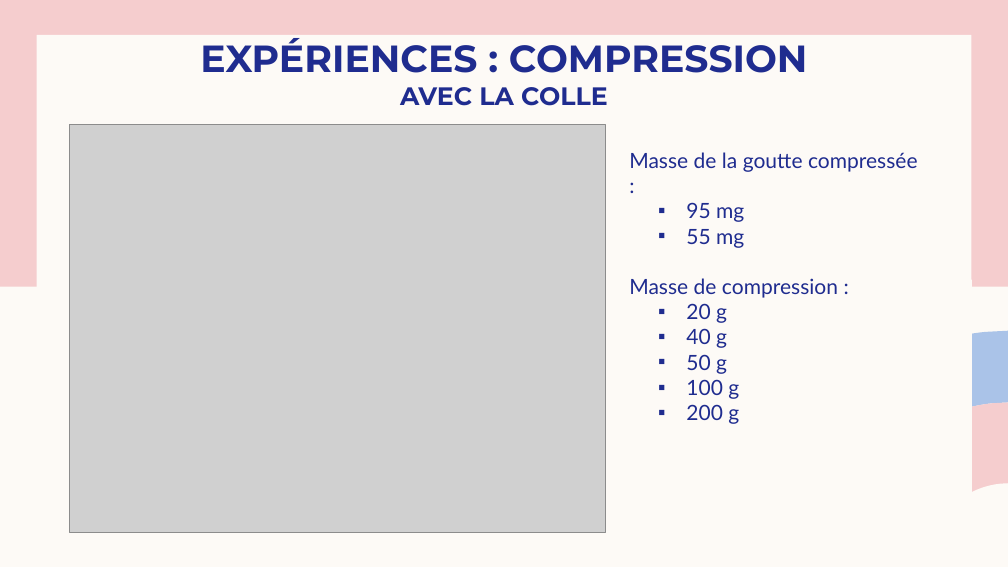
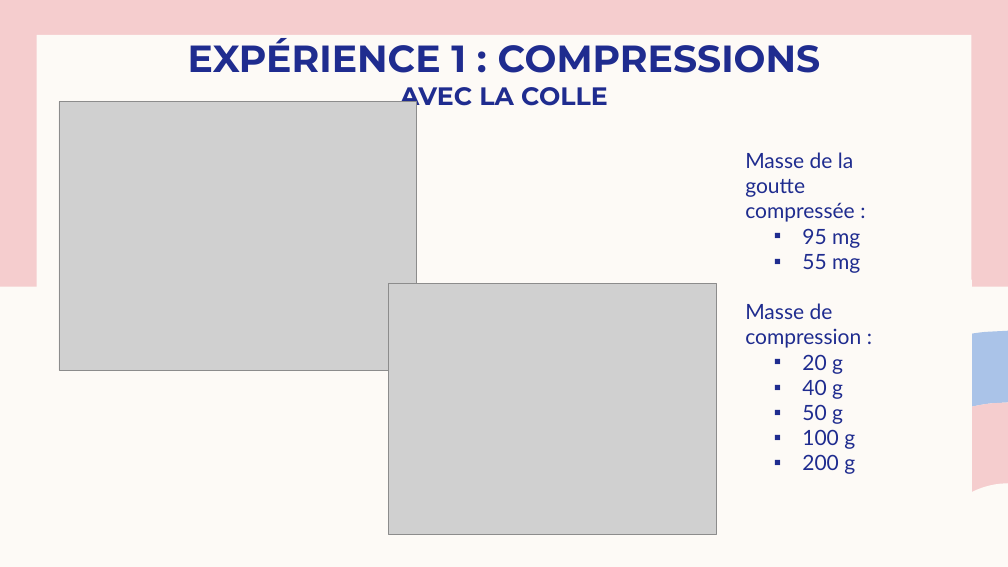
Before and after one commit to Josephine-gith/VS, a slide deck: slide 7 of PPT/Viscoplastic Squeeze pptGE 2.pptx (slide 8 before the commit). Drawn at 1008x567 pixels with LibreOffice and Linux fonts; fonts in the diff are those of the drawing; grey boxes stand for pictures. Boxes give left, top, right and bottom in pixels: in the first picture for what was removed or moved away, otherwise in the second. Text is boxed around its words. In the diff, an @@ line names an element or a change of style, - is before the commit and + after.

```diff
--- a/PPT/Viscoplastic Squeeze pptGE 2.pptx
+++ b/PPT/Viscoplastic Squeeze pptGE 2.pptx
@@ title at [188,38,821,111]: text changed @@
-EXPÉRIENCES : COMPRESSION
-AVEC LA COLLE
+EXPÉRIENCE 1 : COMPRESSIONS
+AVEC LA COLLE
@@ picture added at [59,101,417,371] @@
@@ picture removed at [70,125,606,532] @@
@@ text "Masse de la goutte compressée ..." rewrapped from [629,152,918,424] to [745,152,861,474] @@
@@ picture added at [389,284,717,535] @@
```
Also in this commit, not shown: 3 other slides changed, 4 slides added, 2 slides removed, 11 other files.
